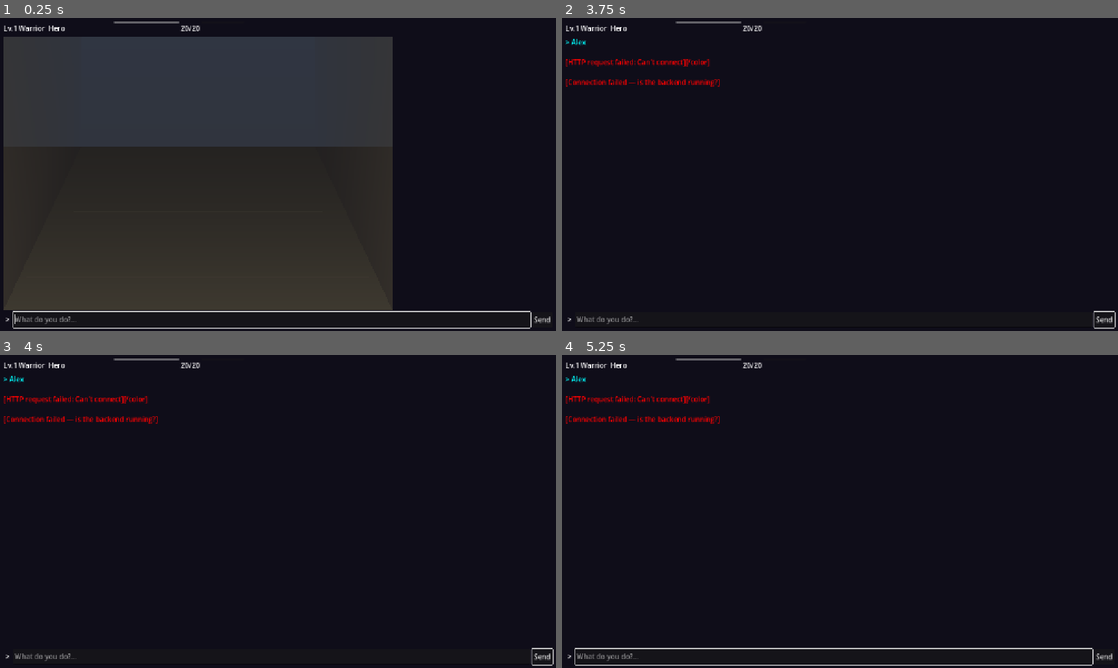
Above: before the commit, frames 1-4 (two rows, left to right).
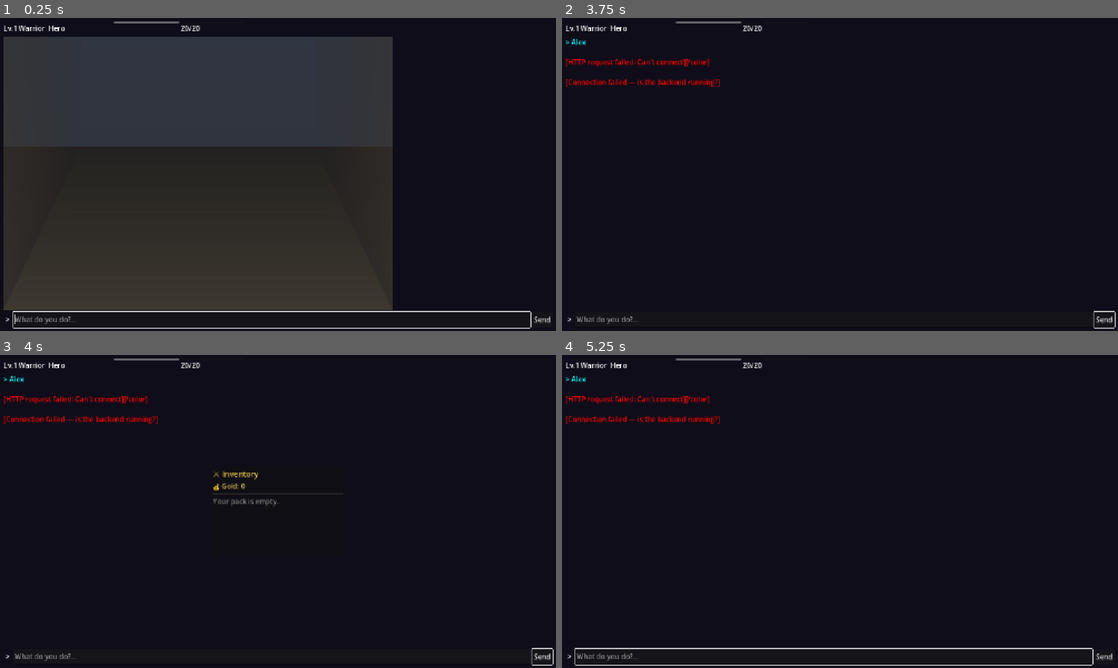
Above: after the commit, the same moments.

Repository: msbel5/ember-rpg
Game: Godot game, scene res://scenes/game_session.tscn
Two runs of this game, one before a commit and one after it. Both use one fixed random seed, a clock stepped at 60 frames per second and the inputs below. This scene is started directly instead of the project's main scene.
Inputs (mouse positions are in pixels of both pictures, inside the frame that each line leads up to):
- Up to frame 1 (0.25 s): no input
- Up to frame 2 (3.75 s): click (834, 318) at 0.52 s; type "Alex" at 0.6 s; click "Send" at 1.25 s; tap Enter at 2, 3.5 s; drag from (762, 174) to (895, 105) at 2.02 s; tap Space at 2.75 s; drag from (728, 190) to (812, 237) at 2.77 s; move the mouse to (895, 105) at 3.52 s; hold Right from 3.53 s (still down); tap M at 3.6 s; click (895, 105) at 3.67 s
- Up to frame 3 (4 s): keep holding Right; tap I at 3.8 s
- Up to frame 4 (5.25 s): release Right at 4.25 s; tap Space at 4.25 s; drag from (812, 574) to (673, 464) at 4.27 s; tap Enter at 5 s; move the mouse to (1006, 558) at 5.02 s; hold Left from 5.03 s (still down); tap I at 5.1 s; click (1006, 558) at 5.17 s

Frames 1-2 are identical in both runs. In frame 3, 0.3% of the frame differs, in the area x 38-50%, y 36-49%; in frame 4, nothing differs.

Commit message:
Fix: death handling, combat text, POV click, inventory panel
- HP 0 blocks actions (death state, suggests 'rest' to recover)
- Combat started/ended uses typing queue (no more text interruption)
- Facing direction calculated before position update (was a bug)
- POV entity click detection: stores hit boxes, emits entity_clicked_pov
- POV entity_clicked_pov connected to same context menu as tile map
- Inventory popup panel: HOME key (always works) or I key
  Shows gold + item list from GameState.player

Co-Authored-By: Claude Opus 4.6 (1M context) <noreply@anthropic.com>

Diff:
--- a/godot-client/scenes/game_session.gd
+++ b/godot-client/scenes/game_session.gd
@@ -46,6 +46,7 @@
 	pov_renderer = Control.new()
 	pov_renderer.set_script(pov_script)
 	pov_renderer.set_anchors_preset(Control.PRESET_FULL_RECT)
+	pov_renderer.entity_clicked_pov.connect(_on_entity_clicked)
 	map_viewer.add_child(pov_renderer)
 
 	# Start in POV mode
@@ -127,6 +128,13 @@
 func _submit_action(text: String) -> void:
 	text = text.strip_edges()
 	if text.is_empty() or is_waiting:
+		return
+
+	# Death check — HP 0 means you can't act
+	var hp = GameState.player.get("hp", 1)
+	if hp <= 0 and not text.to_lower().begins_with("rest"):
+		_append_narrative("[color=red]You have fallen... Your vision fades to darkness.[/color]")
+		_append_narrative("[color=gray](Type 'rest' to recover at the nearest shrine, or start a new adventure.)[/color]")
 		return
 
 	is_waiting = true
@@ -206,21 +214,22 @@
 	var lower = text.to_lower().strip_edges()
 	# "move to X,Y" or "move to X Y"
 	if lower.begins_with("move to ") or lower.begins_with("move "):
-		var parts = lower.replace("move to ", "").replace("move ", "").split(",")
+		var coord_str = lower.replace("move to ", "").replace("move ", "")
+		var parts = coord_str.split(",")
 		if parts.size() < 2:
-			parts = lower.replace("move to ", "").replace("move ", "").split(" ")
+			parts = coord_str.split(" ")
 		if parts.size() >= 2:
 			var tx = parts[0].strip_edges().to_int()
 			var ty = parts[1].strip_edges().to_int()
 			if tx >= 0 and ty >= 0:
-				GameState.player_map_pos = Vector2i(tx, ty)
-				# Calculate facing direction based on movement delta
-				var old_pos = GameState.player_map_pos
-				var delta = Vector2i(tx, ty) - old_pos
+				var new_pos = Vector2i(tx, ty)
+				# Calculate facing direction BEFORE updating position
+				var delta = new_pos - GameState.player_map_pos
 				if abs(delta.x) > abs(delta.y):
 					GameState.player_facing = 1 if delta.x > 0 else 3  # E or W
 				elif delta.y != 0:
 					GameState.player_facing = 2 if delta.y > 0 else 0  # S or N
+				GameState.player_map_pos = new_pos
 
 func _refresh_player_status() -> void:
 	var p = GameState.player
@@ -292,11 +301,12 @@
 		combat_list.add_child(hbox)
 
 func _on_combat_started() -> void:
-	_append_narrative("[color=red]⚔ Combat begins![/color]")
+	# Use typing queue so combat announcement doesn't interrupt narrative
+	_on_narrative("[color=red]⚔ Combat begins![/color]")
 
 func _on_combat_ended() -> void:
 	combat_hud.visible = false
-	_append_narrative("[color=green]Combat ended.[/color]")
+	_on_narrative("[color=green]Combat ended.[/color]")
 
 func _on_level_up(new_level: int) -> void:
 	_append_narrative("[color=yellow]✦ LEVEL UP! You are now level %d! ✦[/color]" % new_level)
@@ -320,6 +330,12 @@
 		get_viewport().set_input_as_handled()
 		return
 
+	# HOME key always works — toggle inventory
+	if event.keycode == KEY_HOME:
+		_toggle_inventory()
+		get_viewport().set_input_as_handled()
+		return
+
 	# Other hotkeys only when NOT typing
 	if text_input.has_focus():
 		return
@@ -330,7 +346,59 @@
 		KEY_TAB:
 			_set_view_mode(not is_pov_mode)
 		KEY_I:
-			pass  # Inventory (future)
+			_toggle_inventory()
+
+var _inventory_popup: PopupPanel = null
+
+func _toggle_inventory() -> void:
+	if _inventory_popup and _inventory_popup.visible:
+		_inventory_popup.hide()
+		return
+
+	# Fetch inventory from GameState
+	var inventory = GameState.player.get("inventory", [])
+	var gold = GameState.player.get("gold", 0)
+
+	if _inventory_popup:
+		_inventory_popup.queue_free()
+
+	_inventory_popup = PopupPanel.new()
+	var vbox = VBoxContainer.new()
+	vbox.custom_minimum_size = Vector2(300, 200)
+
+	# Title
+	var title = Label.new()
+	title.text = "⚔ Inventory"
+	title.add_theme_font_size_override("font_size", 18)
+	title.add_theme_color_override("font_color", Color(1, 0.85, 0.3))
+	vbox.add_child(title)
+
+	# Gold
+	var gold_label = Label.new()
+	gold_label.text = "💰 Gold: %d" % gold
+	gold_label.add_theme_color_override("font_color", Color(1, 0.9, 0.4))
+	vbox.add_child(gold_label)
+
+	# Separator
+	var sep = HSeparator.new()
+	vbox.add_child(sep)
+
+	# Items
+	if inventory.is_empty():
+		var empty_label = Label.new()
+		empty_label.text = "Your pack is empty."
+		empty_label.add_theme_color_override("font_color", Color(0.6, 0.6, 0.6))
+		vbox.add_child(empty_label)
+	else:
+		for item in inventory:
+			var item_label = Label.new()
+			var item_name = item if item is String else item.get("name", str(item))
+			item_label.text = "• %s" % item_name
+			vbox.add_child(item_label)
+
+	_inventory_popup.add_child(vbox)
+	add_child(_inventory_popup)
+	_inventory_popup.popup_centered()
 
 func _on_entity_revealed(entity_id: String) -> void:
 	if tile_map_renderer:
--- a/godot-client/scripts/pov_renderer.gd
+++ b/godot-client/scripts/pov_renderer.gd
@@ -95,6 +95,7 @@
 var revealed_ids: Dictionary = {}  # entity_id → reveal_alpha (0.0 to 1.0)
 var entity_cache: Dictionary = {}  # cache key → rendered data
 var _fade_active: bool = false
+var _entity_hit_boxes: Array = []  # [{rect: Rect2, id: String, data: Dictionary}, ...]
 
 # Facing direction vectors
 const FACING_VECTORS = [
@@ -181,6 +182,8 @@
 	var h = rect.size.y
 	if w <= 0 or h <= 0:
 		return
+
+	_entity_hit_boxes.clear()
 
 	# --- Layer 0: Sky / Ceiling ---
 	draw_rect(Rect2(0, 0, w, h * 0.4), current_palette.get("sky", Color.BLACK))
@@ -366,6 +369,14 @@
 		# Text
 		var label_color = Color(1, 1, 0.85, dist_factor * fade_alpha)
 		draw_string(font, label_pos, entity_name, HORIZONTAL_ALIGNMENT_LEFT, -1, font_size, label_color)
+
+	# Store hit box for click detection
+	if fade_alpha > 0.2:
+		_entity_hit_boxes.append({
+			"rect": Rect2(entity_x, entity_y, entity_w, entity_h),
+			"id": entity.get("id", ""),
+			"data": entity,
+		})
 
 func _draw_humanoid_silhouette(ex: float, ey: float, ew: float, eh: float, color: Color, alpha: float) -> void:
 	# Head (circle)
@@ -401,9 +412,13 @@
 
 func _gui_input(event: InputEvent) -> void:
 	if event is InputEventMouseButton and event.pressed and event.button_index == MOUSE_BUTTON_LEFT:
-		# Check if click hit an entity (simple bounding box check)
-		# TODO: implement click-to-entity mapping
-		pass
+		var click_pos = event.position
+		# Check hit boxes in reverse order (front entities drawn last = on top)
+		for i in range(_entity_hit_boxes.size() - 1, -1, -1):
+			var hb = _entity_hit_boxes[i]
+			if hb["rect"].has_point(click_pos):
+				entity_clicked_pov.emit(hb["id"], hb["data"])
+				break
 
 	# Arrow keys / WASD rotate facing
 	if event is InputEventKey and event.pressed:
